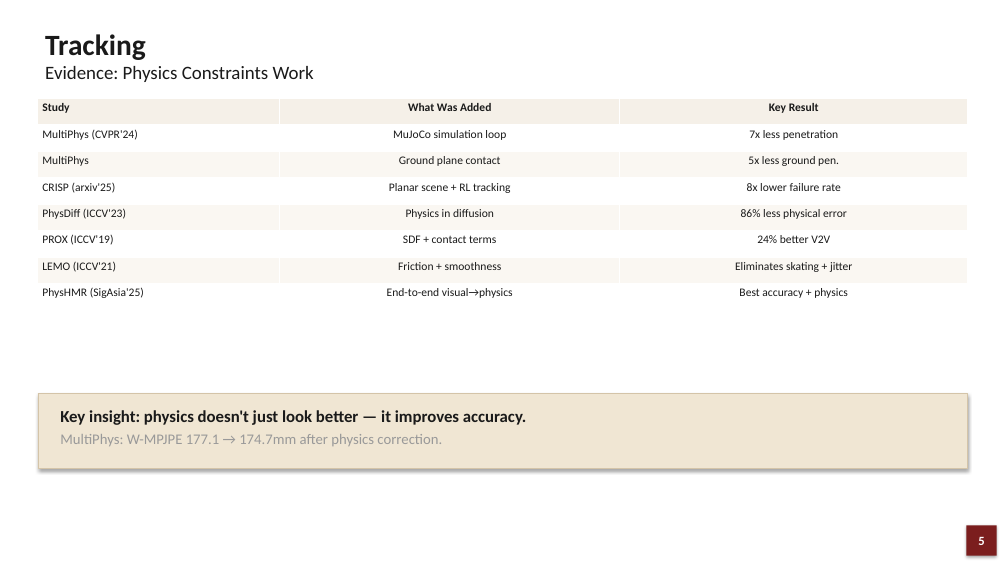
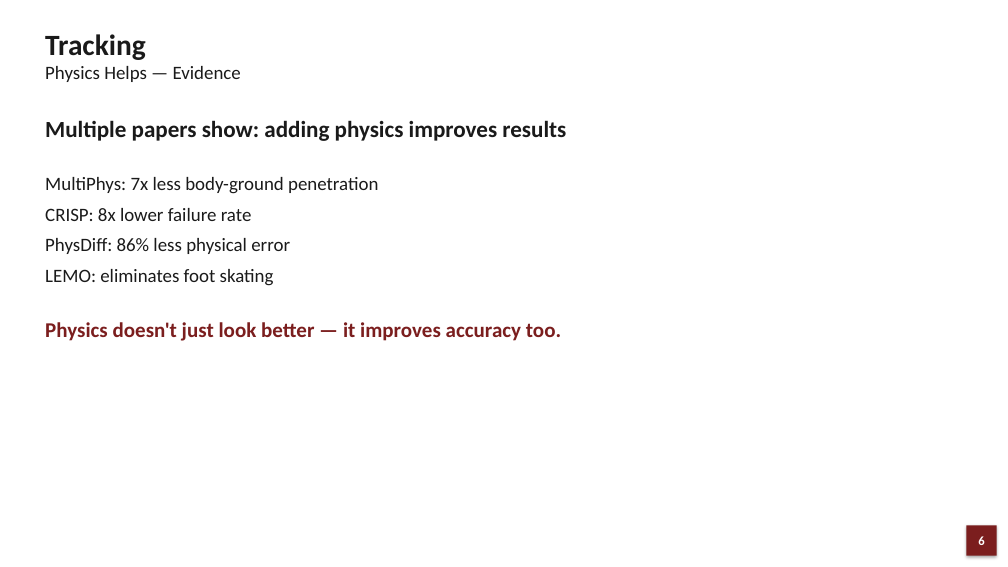
Before and after one commit to JCNTH/Pact3D, a slide deck: slide 6 of Pact3D_Presentation.pptx (slide 5 before the commit). Drawn at 1008x567 pixels with LibreOffice and Linux fonts; fonts in the diff are those of the drawing. Boxes give left, top, right and bottom in pixels: in the first picture for what was removed or moved away, otherwise in the second. Text is boxed around its words. In the diff, an @@ line names an element or a change of style, - is before the commit and + after.

```diff
--- a/Pact3D_Presentation.pptx
+++ b/Pact3D_Presentation.pptx
@@ text at (45,66,241,82): text changed @@
-Evidence: Physics Constraints Work
+Physics Helps — Evidence
@@ table removed at (38,98,968,310), 8 rows, 3 columns @@
-Study | What Was Added | Key Result
-MultiPhys (CVPR'24) | MuJoCo simulation loop | 7x less penetration
-MultiPhys | Ground plane contact | 5x less ground pen.
-CRISP (arxiv'25) | Planar scene + RL tracking | 8x lower failure rate
-PhysDiff (ICCV'23) | Physics in diffusion | 86% less physical error
-PROX (ICCV'19) | SDF + contact terms | 24% better V2V
-LEMO (ICCV'21) | Friction + smoothness | Eliminates skating + jitter
-PhysHMR (SigAsia'25) | End-to-end visual→physics | Best accuracy + physics
@@ text added at (45,120,566,341), 18 pt, text #1A1A1A @@
+Multiple papers show: adding physics improves results
+MultiPhys: 7x less body-ground penetration
+CRISP: 8x lower failure rate
+PhysDiff: 86% less physical error
+LEMO: eliminates foot skating
+Physics doesn't just look better — it improves accuracy too.
@@ rectangle removed at (38,393,968,469) @@
@@ text removed at (60,410,527,446) @@
-Key insight: physics doesn't just look better — it improves accuracy.
-MultiPhys: W-MPJPE 177.1 → 174.7mm after physics correction.
```
Also in this commit, not shown: 2 other slides changed, 6 slides added, 13 slides removed, 1 other file.
